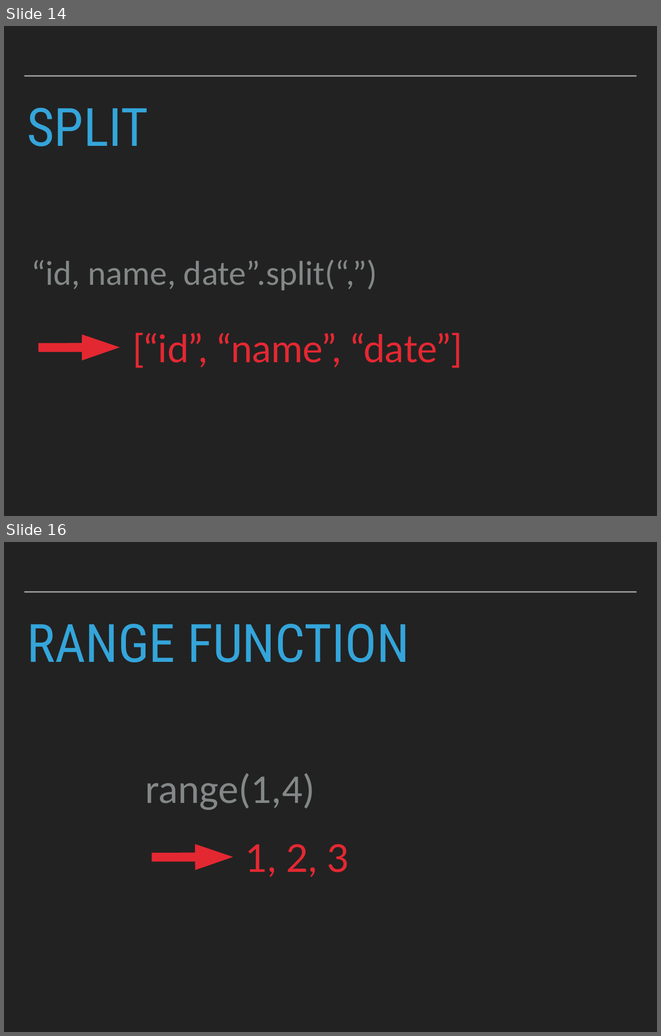
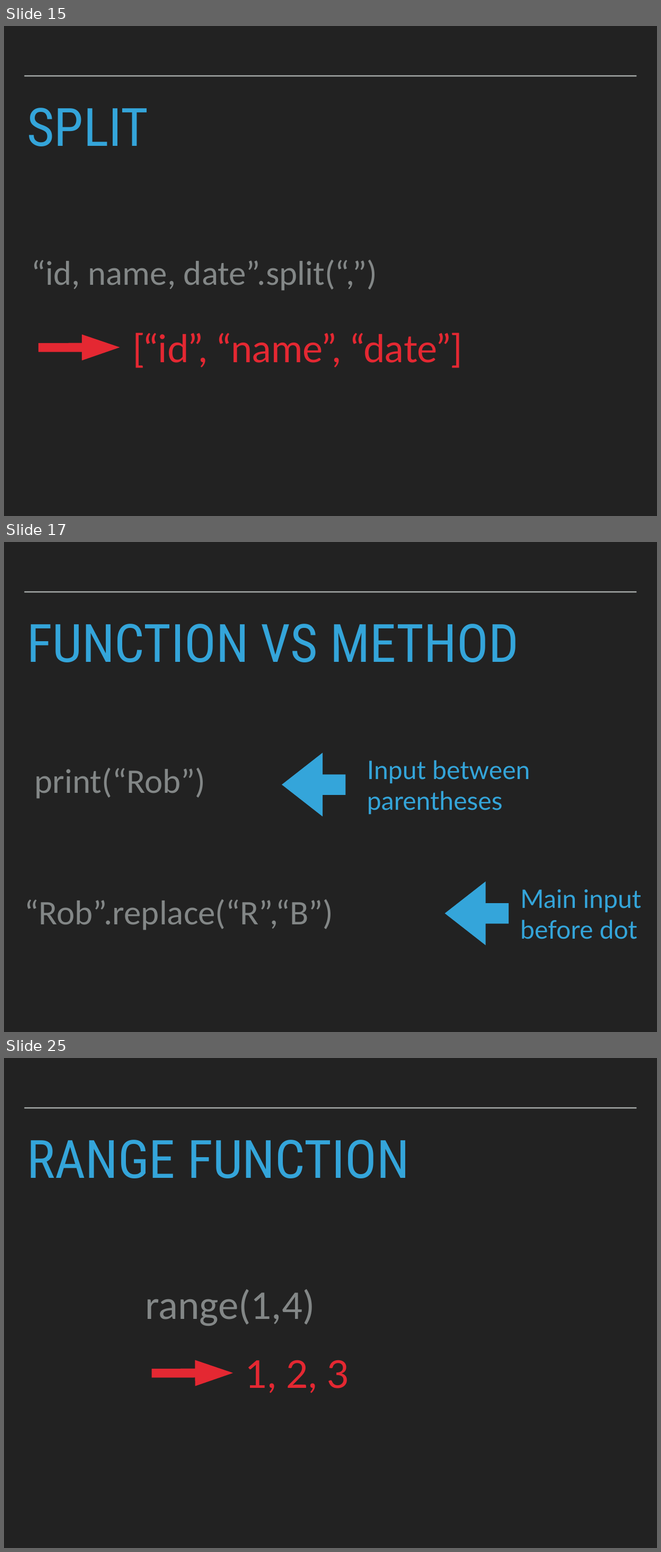
Before and after one commit to robcarrington/Week2_PythonForDataScience, a slide deck: Session3_Slides.pptx. Shown one above the other, each under a label of ours: slides 14 and 16 before the commit, slides 15, 17 and 25 after it; the slides between them are not shown. The pictures are 661x1036 and 661x1552 pixels, drawn with LibreOffice and Linux fonts; fonts in the diff are those of the drawing. Boxes give left, top, right and bottom in pixels: in the first picture for what was removed or moved away, otherwise in the second. Text is boxed around its words. In the diff, an @@ line names an element or a change of style, - is before the commit and + after.

```diff
--- a/Session3_Slides.pptx
+++ b/Session3_Slides.pptx
@@ slide 17 added at box(4, 542, 657, 1032), background #222222; not listed: 1 template element that a slide beside it also shows @@
@@ title added at box(27, 624, 519, 662), 82.8 pt, text #34A5DA @@
+FUNCTION VS METHOD
@@ right arrow added at box(282, 753, 346, 817), fill #34A5DA @@
@@ text added at box(367, 760, 530, 814), 40 pt, text #34A5DA @@
+Input between parentheses
@@ text added at box(35, 768, 206, 799), 54 pt, text #838787 @@
+print(“Rob”)
@@ right arrow added at box(445, 881, 509, 945), fill #34A5DA @@
@@ text added at box(520, 889, 641, 939), 40 pt, text #34A5DA @@
+Main input before dot
@@ text added at box(24, 899, 333, 930), 54 pt, text #838787 @@
+“Rob”.replace(“R”,“B”)
@@ what was slide 14 is now slide 15 @@
@@ what was slide 16 is now slide 25 @@
```
Also in this commit, not shown: 5 slides changed, 14 other slides added, 6 slides removed, 3 other files.
